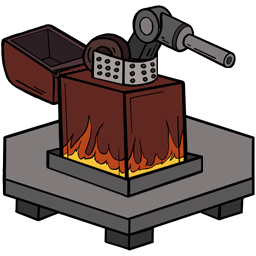
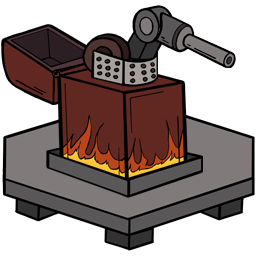
Layered file, before and after one edit (w=256, h=256). Changes by layer:
painted on "Cañon" over (87, 43, 158, 64)
